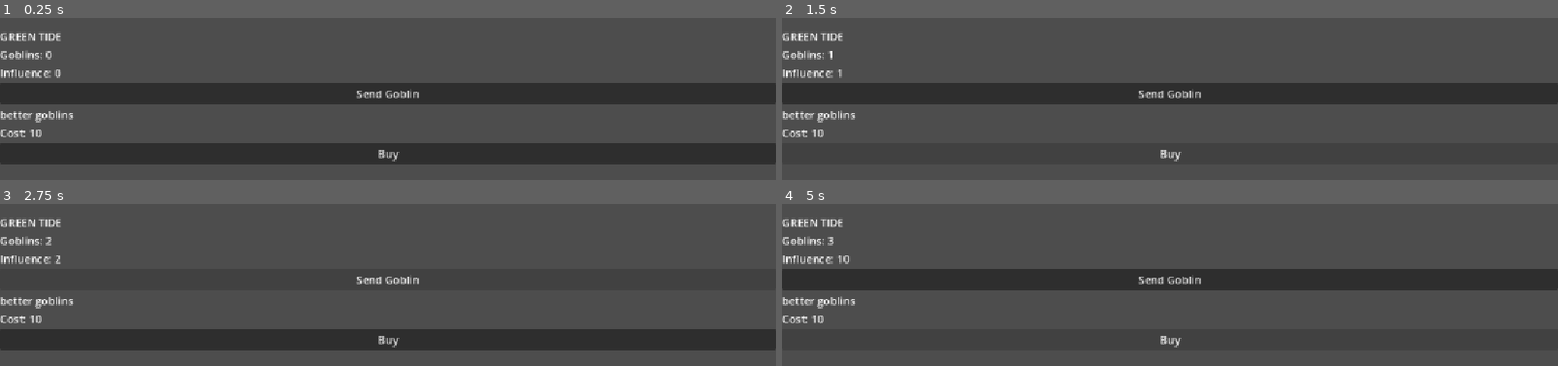
Above: before the commit, frames 1-4 (two rows, left to right).
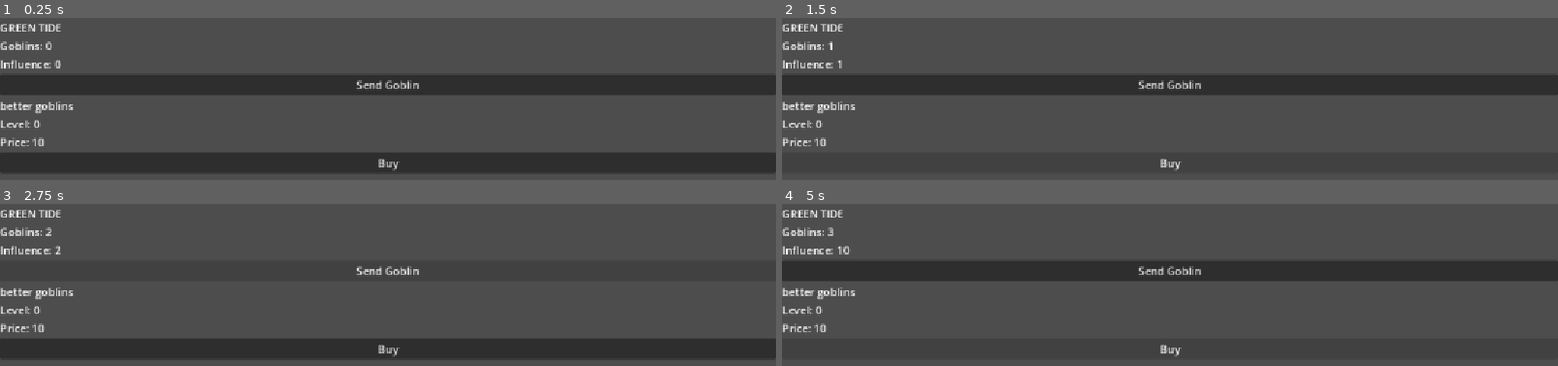
Above: after the commit, the same moments.

Repository: RCorpy/worlddomination
Game: Godot game, scene res://scenes/main/game.tscn
Same seed, same stepped clock (60 frames per second), same inputs: the game is played once before the commit and once after it.
Inputs:
- Up to frame 1 (0.25 s): no input
- Up to frame 2 (1.5 s): click "Send Goblin" at 0.5 s; click "Buy" at 1.25 s
- Up to frame 3 (2.75 s): click "Send Goblin" at 2 s
- Up to frame 4 (5 s): click "Buy" at 2.75 s; click "Send Goblin" at 3.5 s; click "Buy" at 4.25 s

The runs differ from the first frame. In frame 1, 23% of the frame differs, in the area x 0-100%, y 3-96%; in frame 2, 13%; in frame 3, 13%; in frame 4, 13%.

Commit message:
la mejora better goblins funciona, modular

Diff:
--- a/resources/game_data/incursion_upgrades/better_goblins.tres
+++ b/resources/game_data/incursion_upgrades/better_goblins.tres
@@ -14,6 +14,6 @@
 id = "1"
 title = "better goblins"
 description = "a little more sofisticated"
-price = 10
+base_price = 10
 modifiers = Array[ExtResource("1_jdpm0")]([SubResource("Resource_24jx7")])
 metadata/_custom_type_script = "uid://dbhugo3wjl3hm"
--- a/scenes/ui/upgrade_item.tscn
+++ b/scenes/ui/upgrade_item.tscn
@@ -9,6 +9,10 @@
 layout_mode = 2
 text = "Better Goblins"
 
+[node name="LevelLabel" type="Label" parent="." unique_id=1286245353]
+layout_mode = 2
+text = "Level: 0"
+
 [node name="UpgradePrice" type="Label" parent="." unique_id=1046607326]
 layout_mode = 2
 text = "Price: 10"
--- a/scripts/data/upgrade.gd
+++ b/scripts/data/upgrade.gd
@@ -5,6 +5,6 @@
 @export var title: String
 @export_multiline var description: String
 
-@export var price: int = 0
+@export var base_price: int = 0
 
 @export var modifiers: Array[Modifier]
--- a/scripts/game.gd
+++ b/scripts/game.gd
@@ -34,9 +34,10 @@
 
 func _on_buy_upgrade_pressed(upgrade: Upgrade):
 
-	if !resource_manager.spend_influence(upgrade.price):
+	var price = upgrade_manager.get_upgrade_price(upgrade)
+	if !resource_manager.spend_influence(price):
 		return
 
 	upgrade_manager.buy_upgrade(upgrade)
-
 	production_calculator.recalculate()
+	ui.refresh_upgrade(upgrade,	upgrade_manager.get_upgrade_level(upgrade),	upgrade_manager.get_upgrade_price(upgrade))
--- a/scripts/managers/upgrade_manager.gd
+++ b/scripts/managers/upgrade_manager.gd
@@ -1,4 +1,6 @@
 extends Node
+
+const PRICE_MULTIPLIER: float = 1.2
 
 @export var available_upgrades: Array[Upgrade]
 
@@ -16,3 +18,16 @@
 
 func get_purchased_upgrades() -> Dictionary[Upgrade, int]:
 	return purchased_upgrades
+
+func get_total_upgrade_levels() -> int:
+	var total := 0
+	for upgrade in purchased_upgrades:
+		total += purchased_upgrades[upgrade]
+
+	return total
+
+func get_upgrade_price(upgrade: Upgrade) -> int:
+	return round(
+		upgrade.base_price *
+		pow(PRICE_MULTIPLIER, get_total_upgrade_levels())
+	)
--- a/scripts/ui/ui.gd
+++ b/scripts/ui/ui.gd
@@ -33,3 +33,7 @@
 		upgrades_container.add_child(item)
 		item.setup(upgrade)
 		item.buy_pressed.connect(_on_upgrade_pressed)
+
+func refresh_upgrade(upgrade: Upgrade, level: int, price: int) -> void:
+	var upgrade_item = $MarginContainer/VBoxContainer.get_children()[4]
+	upgrade_item.refresh(level, price)
--- a/scripts/ui/upgrade_item.gd
+++ b/scripts/ui/upgrade_item.gd
@@ -3,6 +3,7 @@
 extends VBoxContainer
 
 @onready var title_label: Label = $UpgradeTitle
+@onready var level_label: Label = $LevelLabel
 @onready var price_label: Label = $UpgradePrice
 @onready var buy_button: Button = $UpgradeButton
 
@@ -14,8 +15,11 @@
 func setup(new_upgrade: Upgrade) -> void:
 	upgrade = new_upgrade
 	title_label.text = new_upgrade.title
-	price_label.text = "Cost: %d" % new_upgrade.price
 
+
+func refresh(level: int, price: int) -> void:
+	level_label.text = "Level %d" % level
+	price_label.text = "Cost: %d" % price
 
 func _ready() -> void:
 	buy_button.pressed.connect(_on_buy_pressed)
